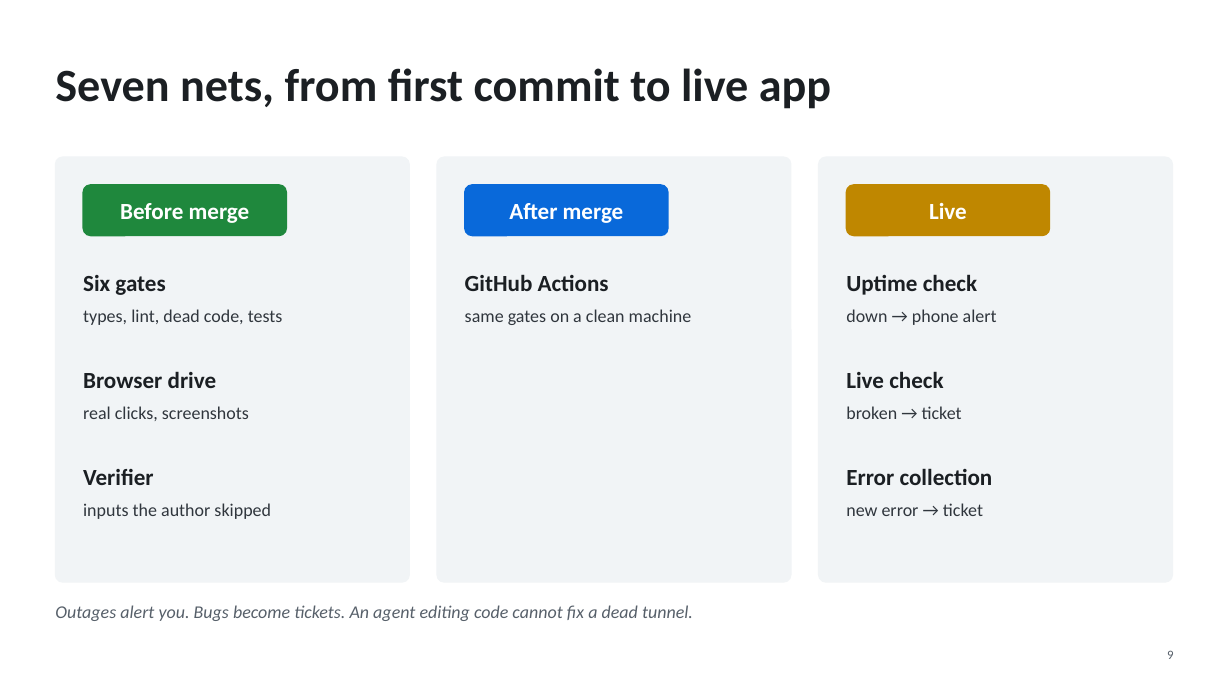
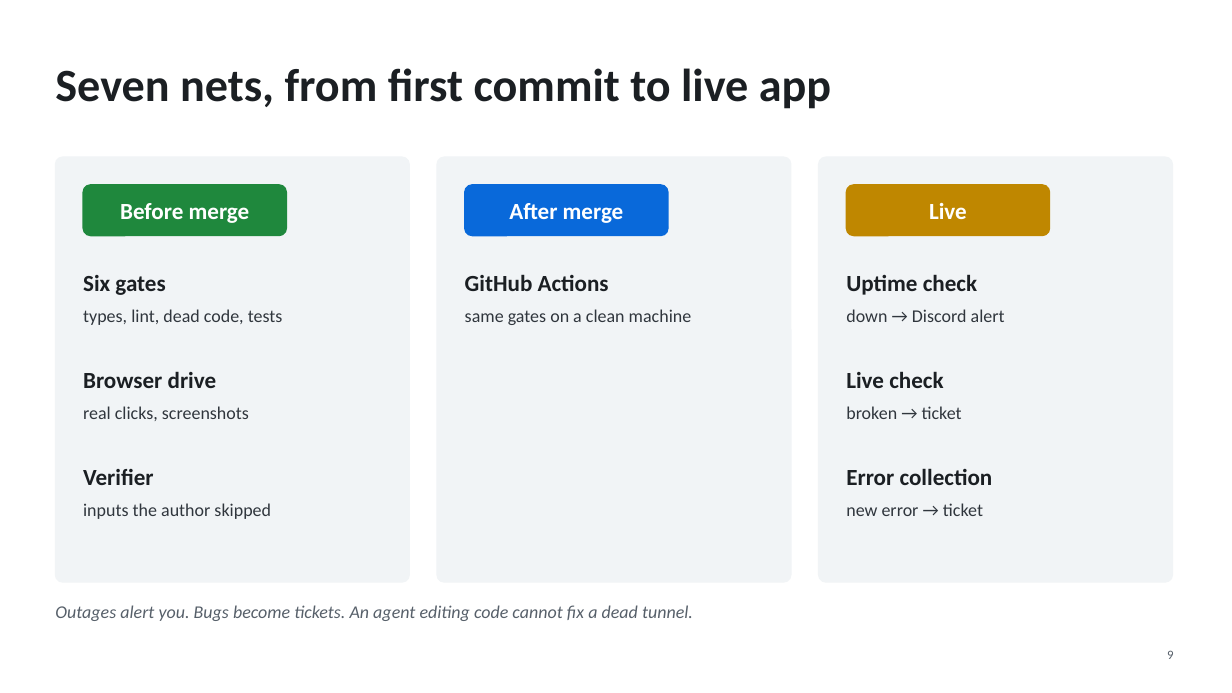
Before and after one commit to Chenophobia/Achentic, a slide deck: slide 9 of Agentic dev cycle.pptx. Drawn at 1232x693 pixels with LibreOffice and Linux fonts; fonts in the diff are those of the drawing. Boxes give left, top, right and bottom in pixels: in the first picture for what was removed or moved away, otherwise in the second. Text is boxed around its words. In the diff, an @@ line names an element or a change of style, - is before the commit and + after.

```diff
--- a/Agentic dev cycle.pptx
+++ b/Agentic dev cycle.pptx
@@ text at box(846, 309, 1005, 322): text changed @@
-down → phone alert
+down → Discord alert
```
Also in this commit, not shown: 5 other slides changed, 29 other files.
